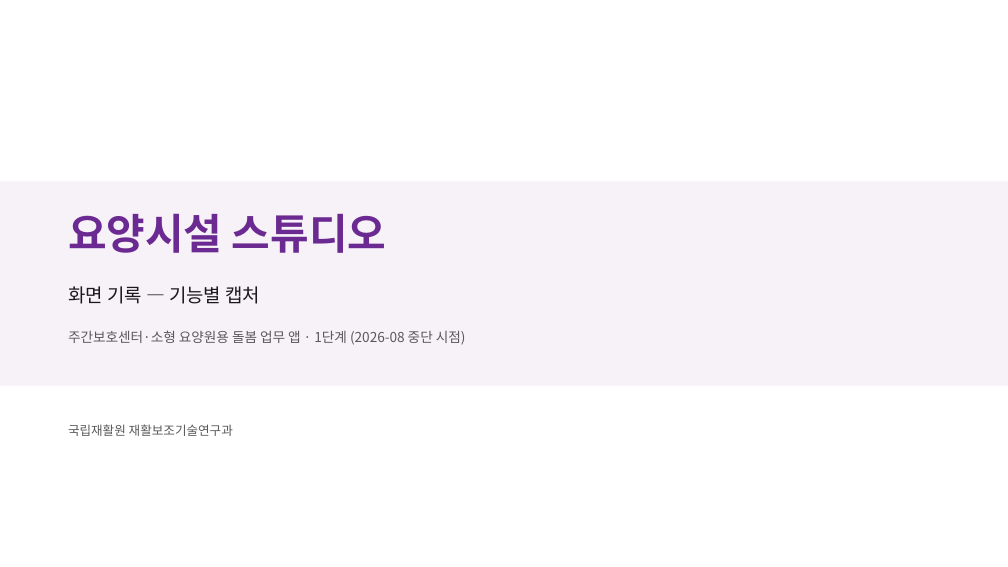
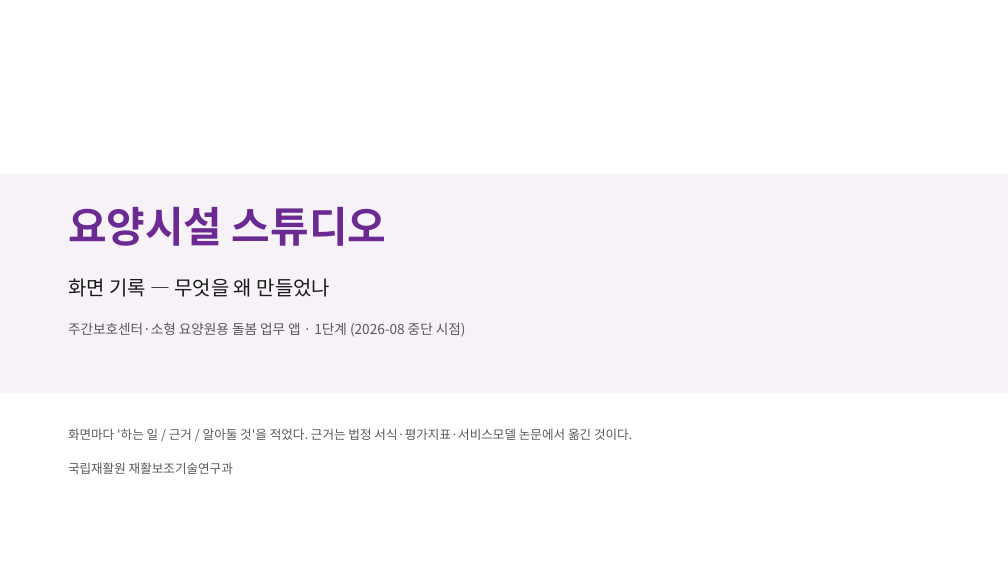
Before and after one commit to carerobot0001-pixel/carerobot-weekly-report, a slide deck: slide 1 of 요양시설스튜디오_화면기록.pptx. Drawn at 1008x567 pixels with LibreOffice and Linux fonts; fonts in the diff are those of the drawing. Boxes give left, top, right and bottom in pixels: in the first picture for what was removed or moved away, otherwise in the second. Text is boxed around its words. In the diff, an @@ line names an element or a change of style, - is before the commit and + after.

```diff
--- a/요양시설스튜디오_화면기록.pptx
+++ b/요양시설스튜디오_화면기록.pptx
@@ rectangle: place and size @@
-rectangle at bbox=[0, 181, 1008, 386]
+rectangle at bbox=[0, 174, 1008, 393]
@@ text "요양시설 스튜디오": place and size @@
-text "요양시설 스튜디오" at bbox=[68, 213, 386, 253]
+text "요양시설 스튜디오" at bbox=[68, 206, 386, 246]
@@ text at bbox=[68, 278, 330, 297]: text changed; size 18 to 19 pt @@
-화면 기록 — 기능별 캡처
+화면 기록 — 무엇을 왜 만들었나
@@ text "주간보호센터·소형 요양원용 돌봄 업무 앱 ...": place and size @@
-text "주간보호센터·소형 요양원용 돌봄 업무 앱 ..." at bbox=[68, 330, 466, 345]
+text "주간보호센터·소형 요양원용 돌봄 업무 앱 ..." at bbox=[68, 322, 466, 337]
@@ text added at bbox=[68, 428, 632, 440], 12 pt, text #595959 @@
+화면마다 '하는 일 / 근거 / 알아둘 것'을 적었다. 근거는 법정 서식·평가지표·서비스모델 논문에서 옮긴 것이다.
@@ more space between paragraphs in 3 elements at bbox=[68, 206, 386, 246], bbox=[68, 322, 466, 337], bbox=[68, 462, 233, 474] @@
@@ text "국립재활원 재활보조기술연구과": place and size @@
-text "국립재활원 재활보조기술연구과" at bbox=[68, 424, 233, 436]
+text "국립재활원 재활보조기술연구과" at bbox=[68, 462, 233, 474]
```
Also in this commit, not shown: 15 other slides changed, 15 other files.
